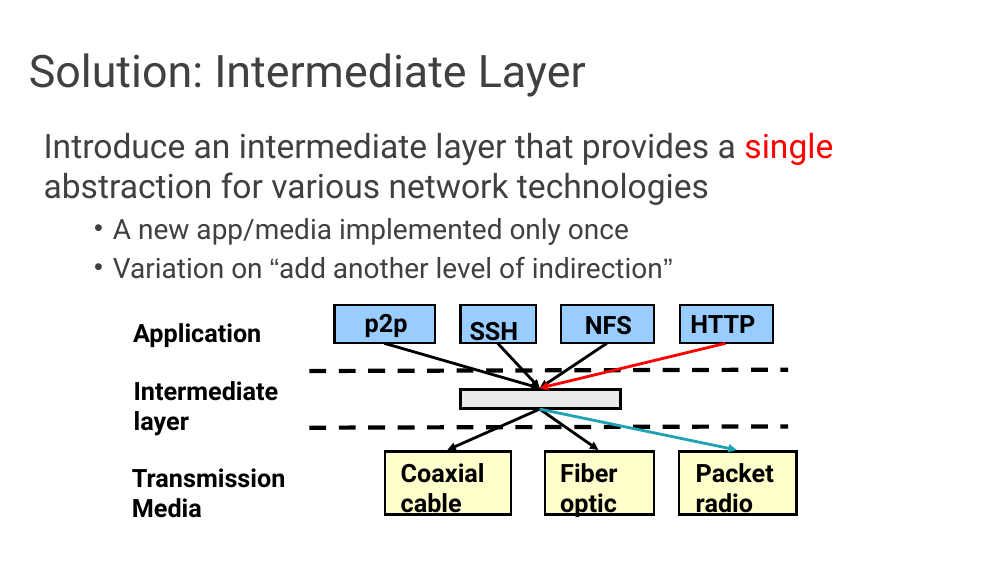
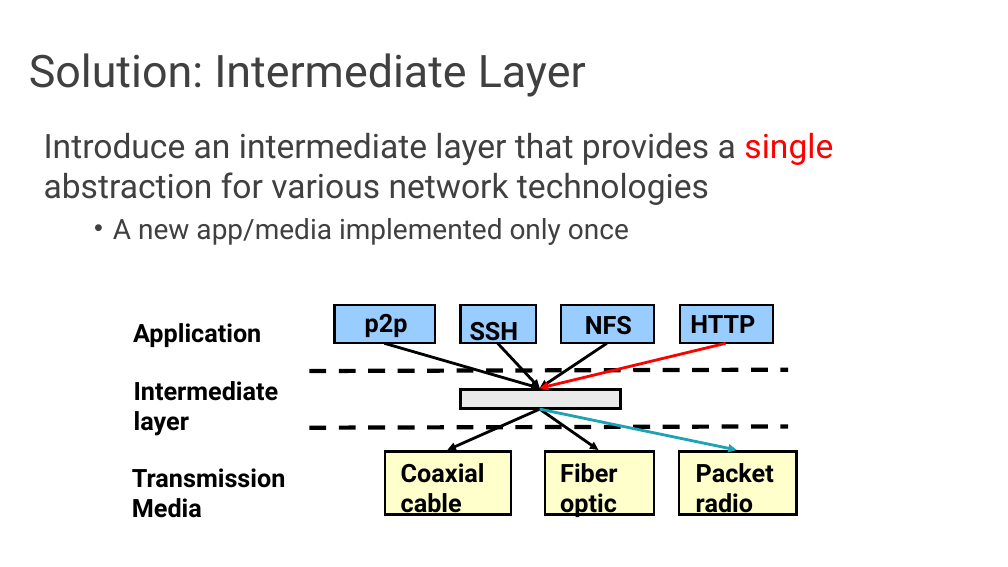
Before and after one commit to audreyccheng/cs262a-spring2025, a slide deck: slide 7 of notes/04-e2e-projects.pptx (slide 6 before the commit). Drawn at 1008x567 pixels with LibreOffice and Linux fonts; fonts in the diff are those of the drawing. Boxes give left, top, right and bottom in pixels: in the first picture for what was removed or moved away, otherwise in the second. Text is boxed around its words. In the diff, an @@ line names an element or a change of style, - is before the commit and + after.

```diff
--- a/notes/04-e2e-projects.pptx
+++ b/notes/04-e2e-projects.pptx
@@ text at bbox=[113, 256, 673, 279]: paragraph removed @@
-  • Variation on “add another level of indirection”
```
Also in this commit, not shown: 10 other slides changed, 8 slides added, 49 slides removed, 1 other file.
